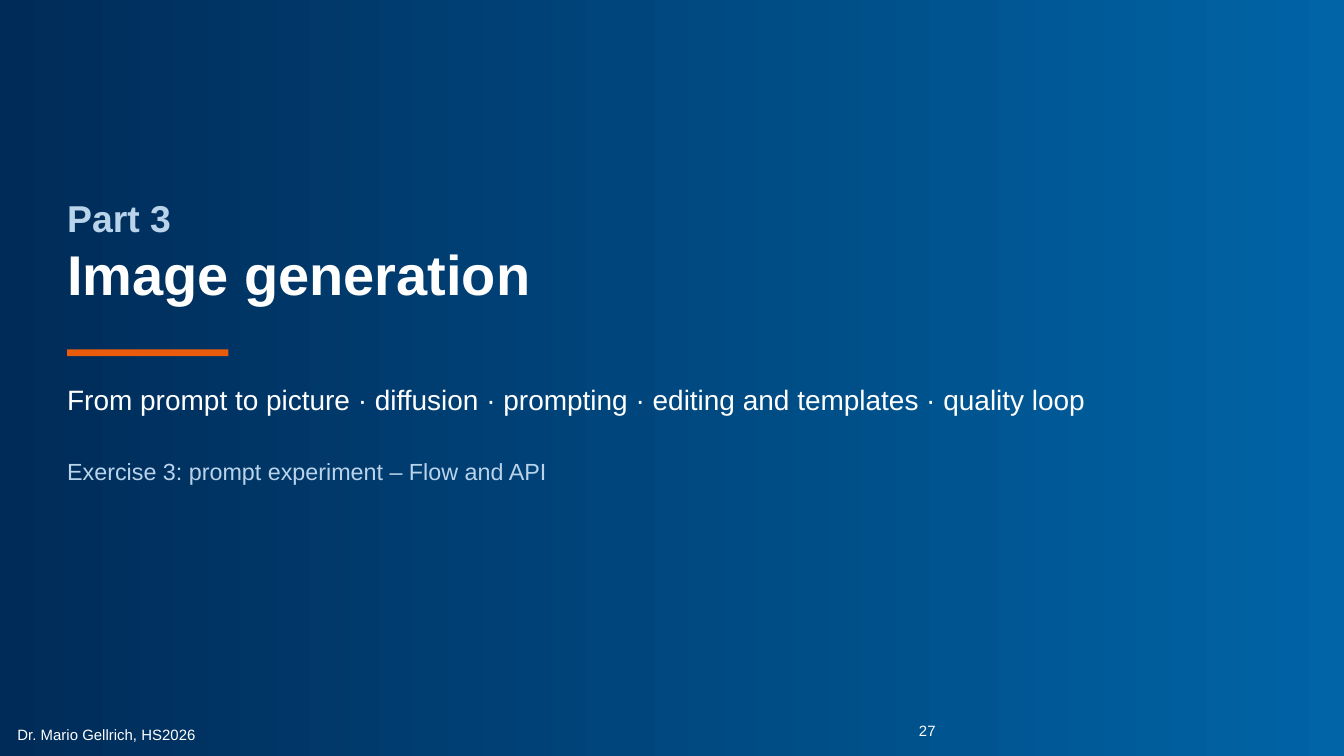
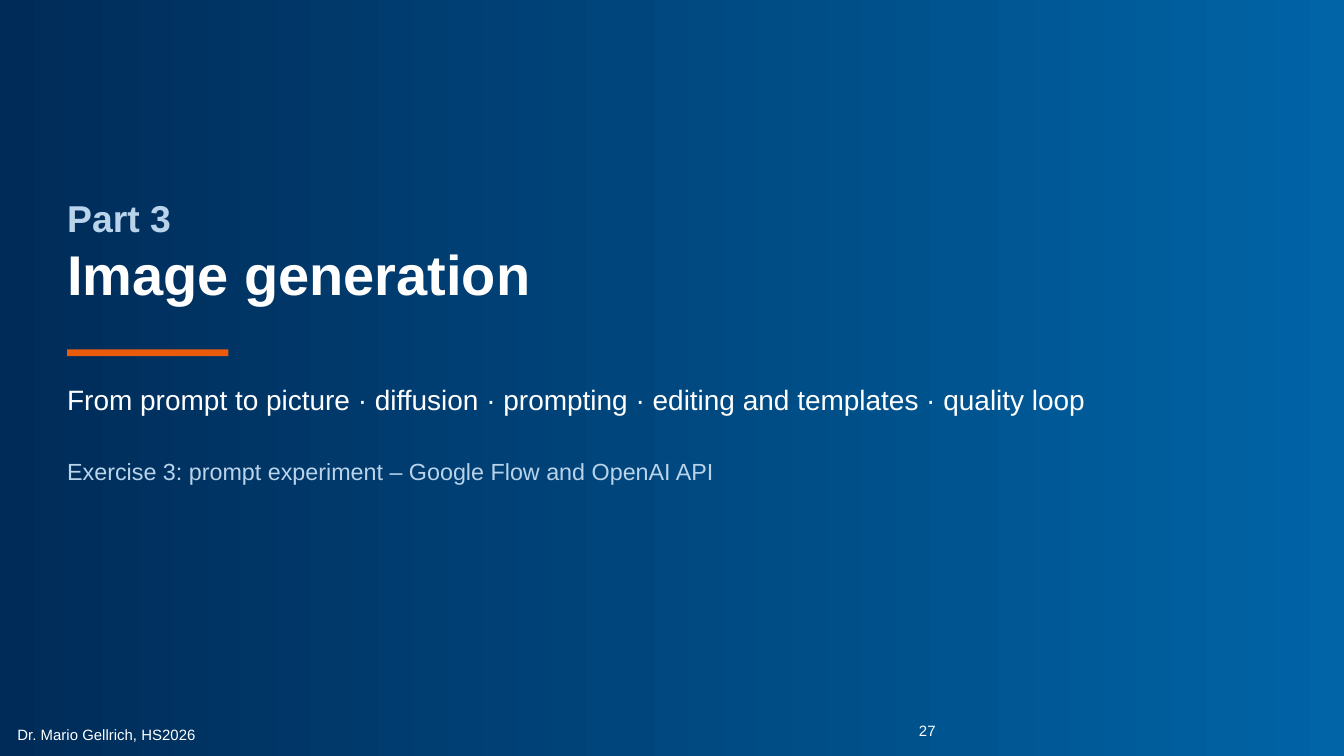
Before and after one commit to mario-gellrich-zhaw/multimodal_extraction_generation, a slide deck: slide 27 of slides/Slides_MSC_Data_Science_Week_13_EN_barrierefrei.pptx. Drawn at 1344x756 pixels with LibreOffice and Linux fonts; fonts in the diff are those of the drawing; background and template pictures are left out. Boxes give left, top, right and bottom in pixels: in the first picture for what was removed or moved away, otherwise in the second. Text is boxed around its words. In the diff, an @@ line names an element or a change of style, - is before the commit and + after.

```diff
--- a/slides/Slides_MSC_Data_Science_Week_13_EN_barrierefrei.pptx
+++ b/slides/Slides_MSC_Data_Science_Week_13_EN_barrierefrei.pptx
@@ text at bbox=[67, 463, 714, 485]: text changed @@
-Exercise 3: prompt experiment – Flow and API
+Exercise 3: prompt experiment – Google Flow and OpenAI API
```
Also in this commit, not shown: 8 other slides changed, 7 other files.
